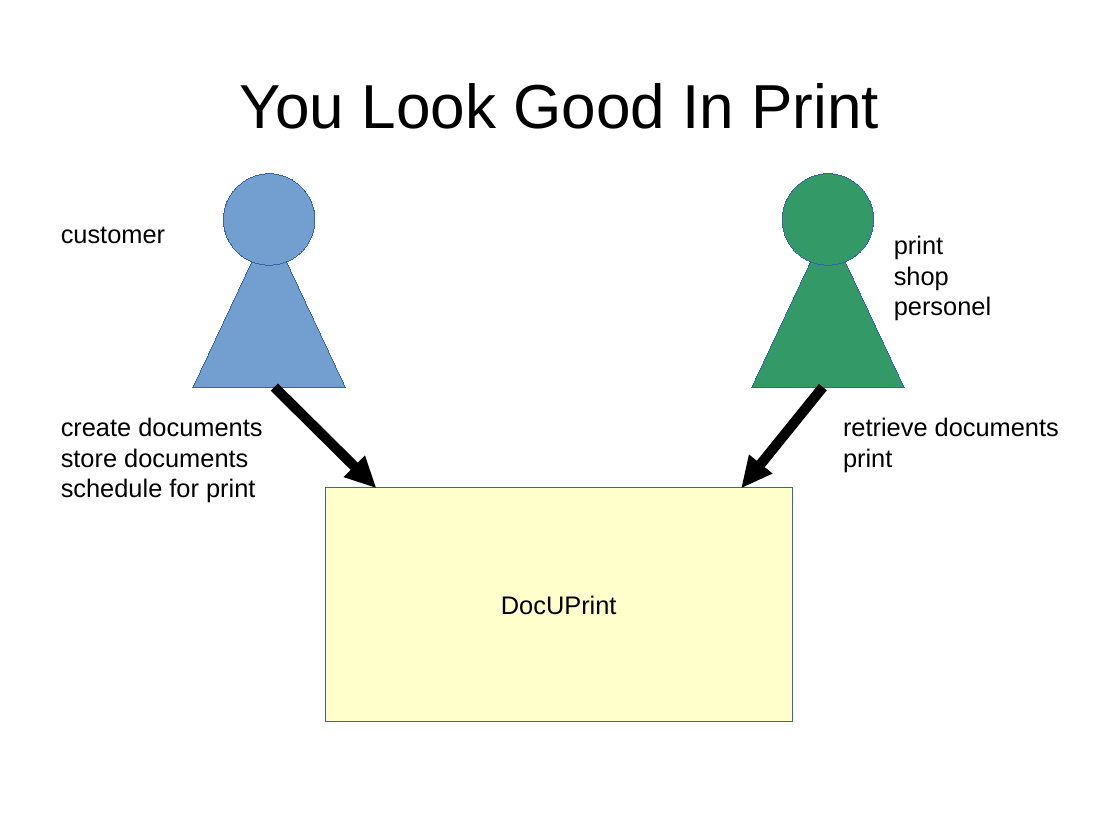
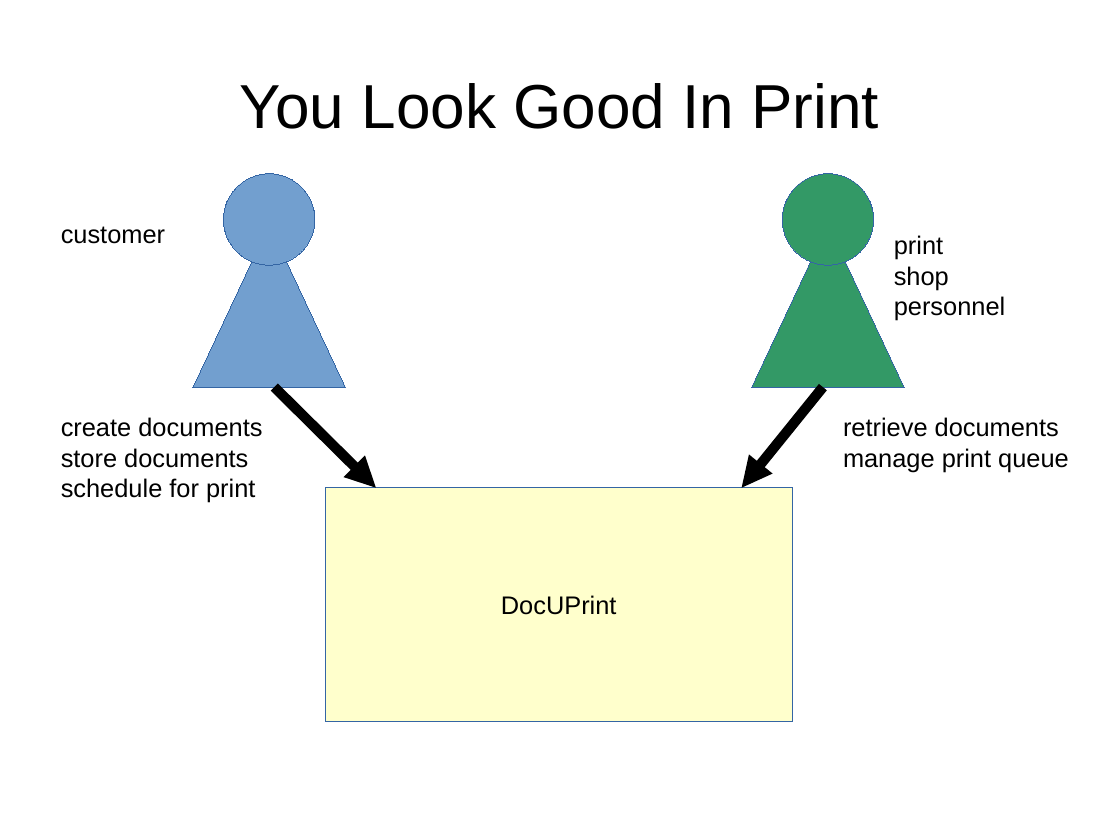
Before and after one commit to p14n/archadr, a slide deck: slide 2 of doc/architecture/presentation/for-management.odp. Drawn at 1120x840 pixels with LibreOffice and Linux fonts; fonts in the diff are those of the drawing. Boxes give left, top, right and bottom in pixels: in the first picture for what was removed or moved away, otherwise in the second. Text is boxed around its words. In the diff, an @@ line names an element or a change of style, - is before the commit and + after.

```diff
--- a/doc/architecture/presentation/for-management.odp
+++ b/doc/architecture/presentation/for-management.odp
@@ text at (894,296,1005,321): text changed @@
-personel
+personnel
@@ text at (843,448,1069,472): text changed @@
-print
+manage print queue
```
Also in this commit, not shown: 1 other slide changed.
